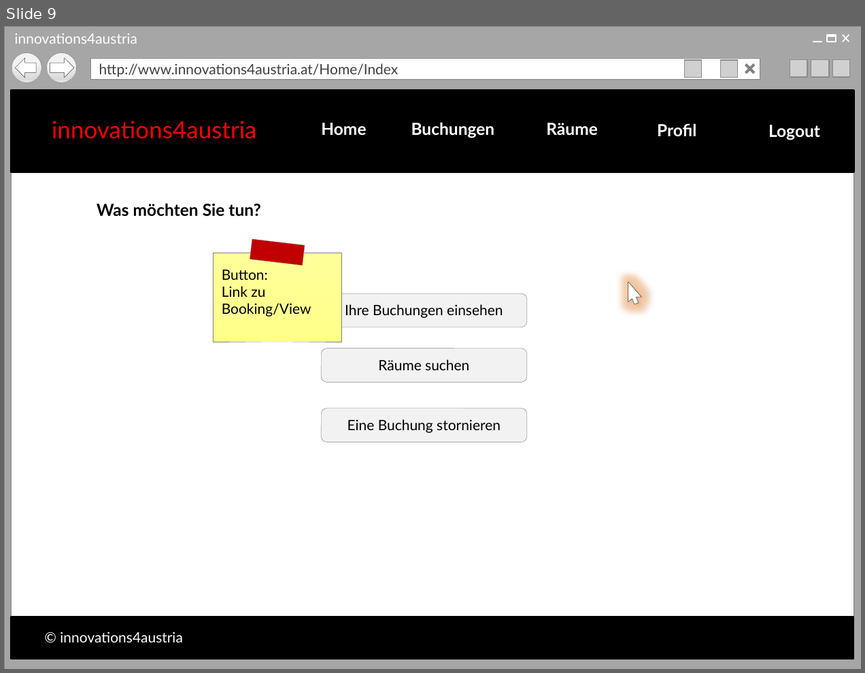
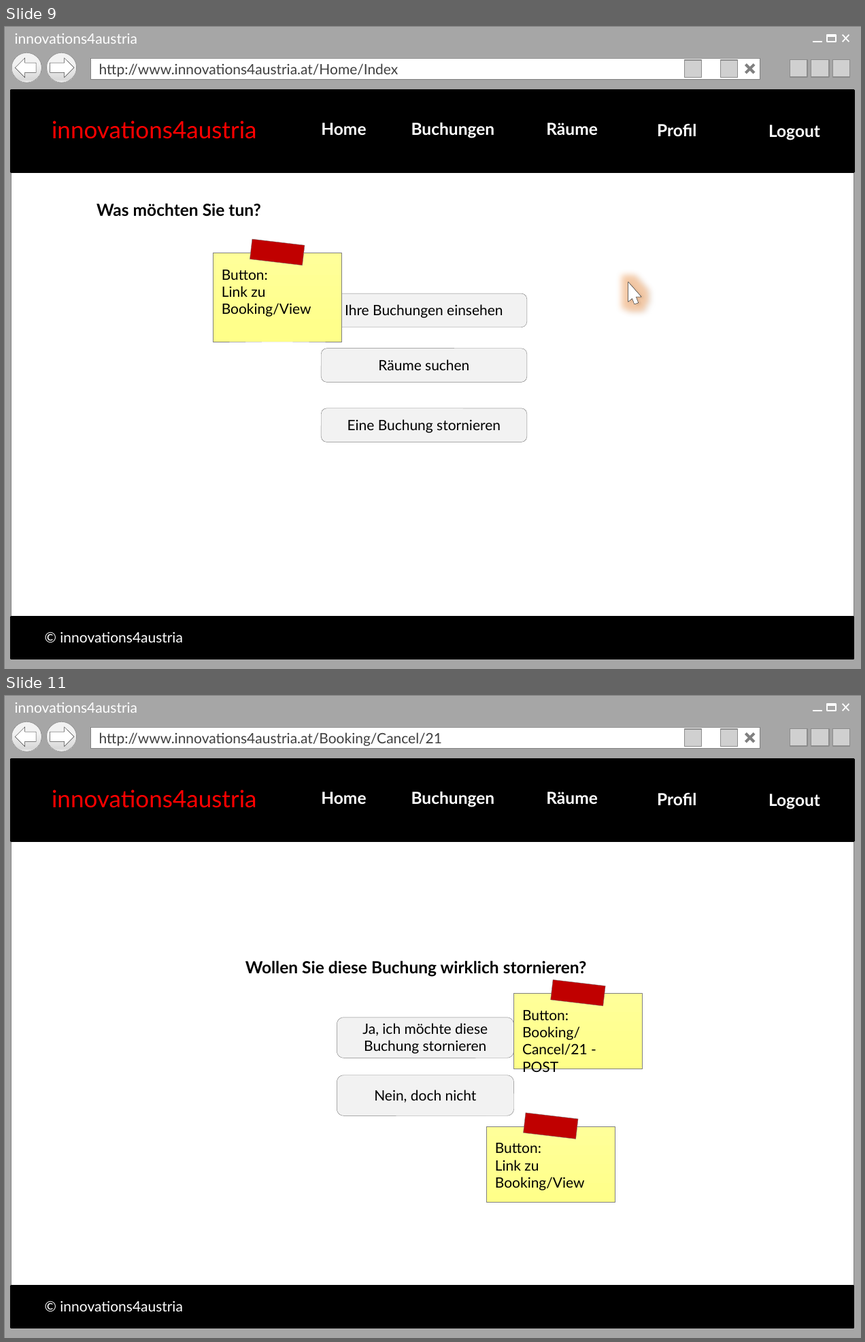
Before and after one commit to marcowurzenberger/ITIN20LAP, a slide deck: Mockup.pptx. Shown one above the other, each under a label of ours: slide 9 before the commit, slides 9 and 11 after it; the slides between them are not shown. The pictures are 865x673 and 865x1342 pixels, drawn with LibreOffice and Linux fonts; fonts in the diff are those of the drawing; grey boxes stand for pictures; background and template pictures are left out. Boxes give left, top, right and bottom in pixels: in the first picture for what was removed or moved away, otherwise in the second. Text is boxed around its words. In the diff, an @@ line names an element or a change of style, - is before the commit and + after.

```diff
--- a/Mockup.pptx
+++ b/Mockup.pptx
@@ slide 11 added at [4,695,861,1338], background #FFFFFF @@
@@ group added at [4,695,861,1338]: 6 rectangles, 5 pictures, 4 lines, 2 ellipses, 1 text, 1 left arrow, 1 right arrow @@
+innovations4austria
+http://www.innovations4austria.at/Booking/Cancel/21
@@ rectangle added at [11,759,854,841], fill #000000, outline #000000 2 pt @@
@@ text added at [52,790,257,808], 20 pt, text #FF0000 @@
+innovations4austria
@@ text added at [321,792,366,804], 14 pt, text #FFFFFF, bold @@
+Home
@@ text added at [411,791,494,807], 14 pt, text #FFFFFF, bold @@
+Buchungen
@@ text added at [546,792,598,804], 14 pt, text #FFFFFF, bold @@
+Räume
@@ text added at [657,792,696,805], 14 pt, text #FFFFFF, bold @@
+Profil
@@ text added at [768,794,820,809], 14 pt, text #FFFFFF, bold @@
+Logout
@@ text added at [245,960,587,977], 14 pt, text #000000, bold @@
+Wollen Sie diese Buchung wirklich stornieren?
@@ rectangle added at [551,980,606,1006], fill #C00000, outline #808080 0.25 pt @@
@@ rectangle added at [514,993,643,1068], fill gradient #FFFF99 to #FFFF89, outline #808080 0.25 pt, 12 pt, text #000000 @@
+Button:
+Booking/Cancel/21 - POST
@@ rounded rectangle added at [337,1017,513,1057], fill #F2F2F2, outline #808080 0.25 pt, 12 pt, text #000000 @@
+Ja, ich möchte diese Buchung stornieren
@@ rounded rectangle added at [337,1075,513,1116], fill #F2F2F2, outline #808080 0.25 pt, 12 pt, text #000000 @@
+Nein, doch nicht
@@ rectangle added at [523,1113,578,1139], fill #C00000, outline #808080 0.25 pt @@
@@ rectangle added at [486,1126,615,1202], fill gradient #FFFF99 to #FFFF89, outline #808080 0.25 pt, 12 pt, text #000000 @@
+Button:
+Link zu Booking/View
@@ rectangle added at [11,1286,853,1327], fill #000000, outline #000000 2 pt @@
@@ text added at [60,1300,182,1311], 12 pt, text #FFFFFF @@
+© innovations4austria
```
Also in this commit, not shown: 1 slide changed, 2 other files.
